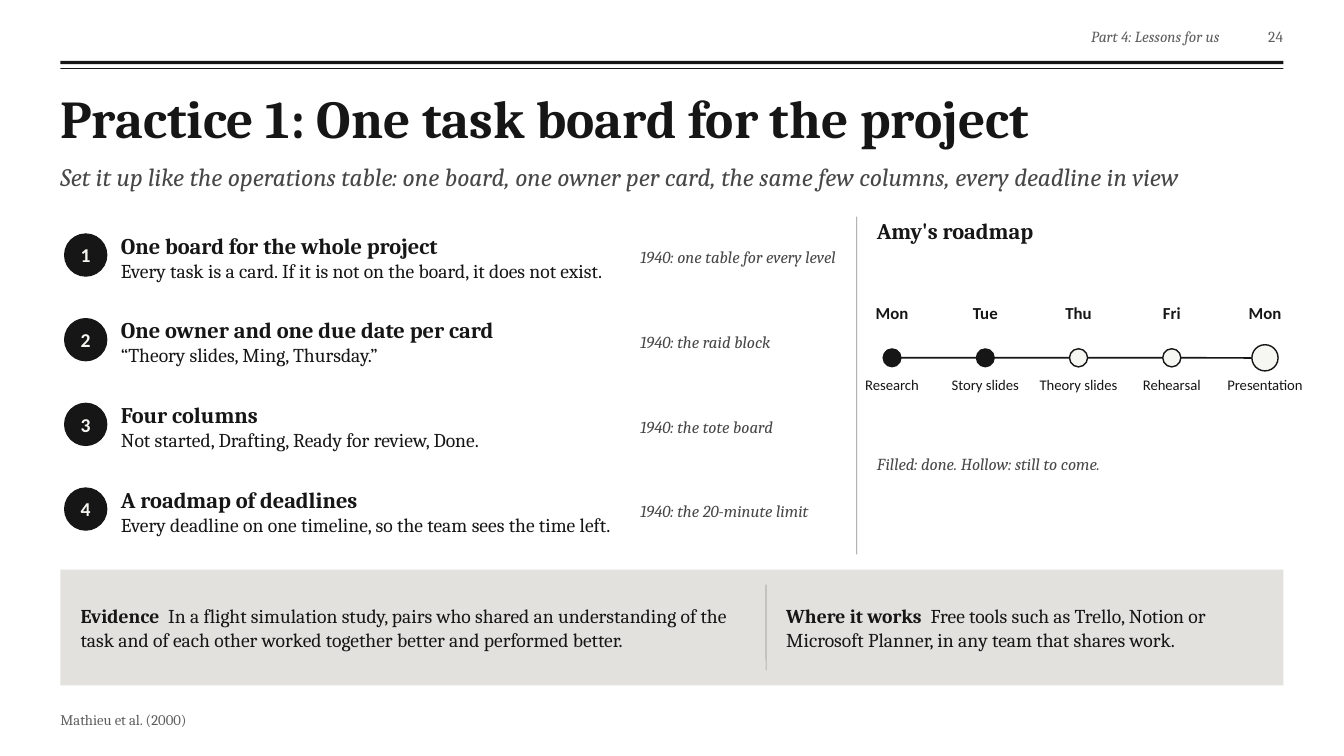
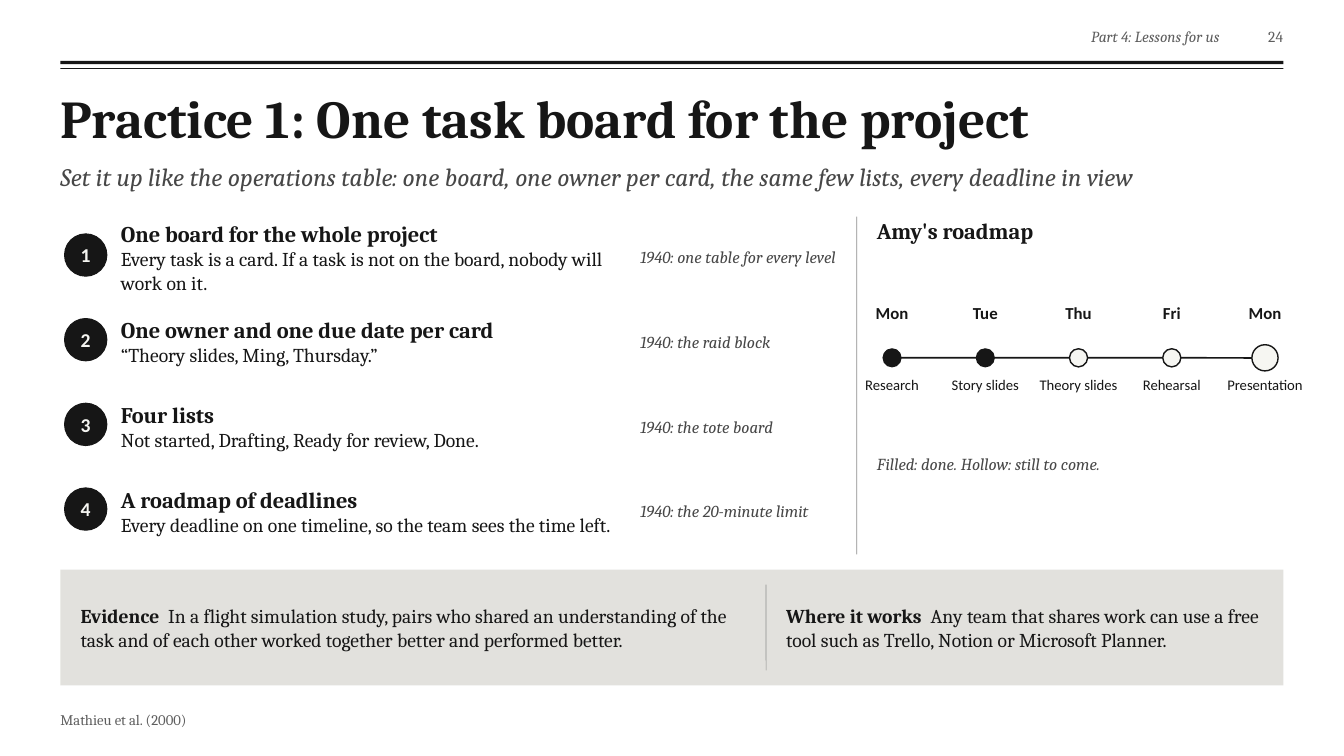
Before and after one commit to fengyiqicoder/fumadocs, a slide deck: slide 24 of dowding-presentation/Dowding_Effective_Communication.pptx. Drawn at 1344x756 pixels with LibreOffice and Linux fonts; fonts in the diff are those of the drawing; background and template pictures are left out. Boxes give left, top, right and bottom in pixels: in the first picture for what was removed or moved away, otherwise in the second. Text is boxed around its words. In the diff, an @@ line names an element or a change of style, - is before the commit and + after.

```diff
--- a/dowding-presentation/Dowding_Effective_Communication.pptx
+++ b/dowding-presentation/Dowding_Effective_Communication.pptx
@@ text at (x1=60, y1=168, x2=1133, y2=192): text changed @@
-Set it up like the operations table: one board, one owner per card, the same few columns, every deadline in view
+Set it up like the operations table: one board, one owner per card, the same few lists, every deadline in view
@@ text at (x1=121, y1=252, x2=602, y2=291): text changed @@
-Every task is a card. If it is not on the board, it does not exist.
+Every task is a card. If a task is not on the board, nobody will work on it.
@@ text at (x1=121, y1=407, x2=214, y2=423): text changed @@
-Four columns
+Four lists
@@ text at (x1=786, y1=609, x2=1259, y2=650): text changed @@
-Where it works Free tools such as Trello, Notion or Microsoft Planner, in any team that shares work.
+Where it works Any team that shares work can use a free tool such as Trello, Notion or Microsoft Planner.
```
Also in this commit, not shown: 14 other slides changed, 2 other files.
